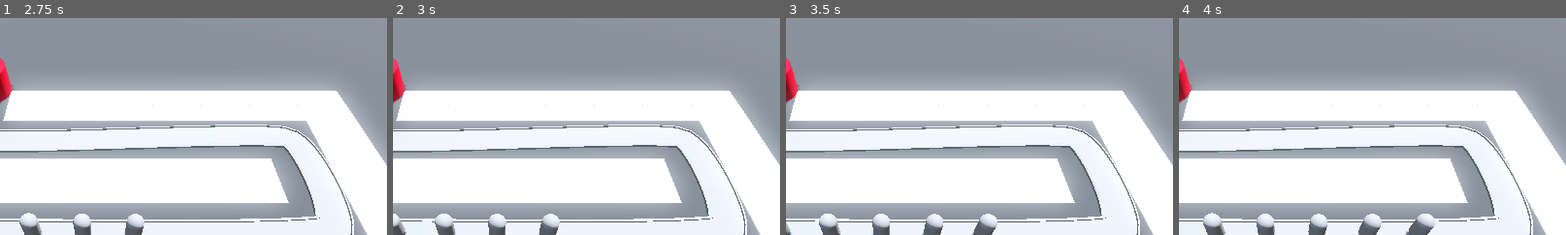
Above: before the commit, frames 1-4 (left to right).
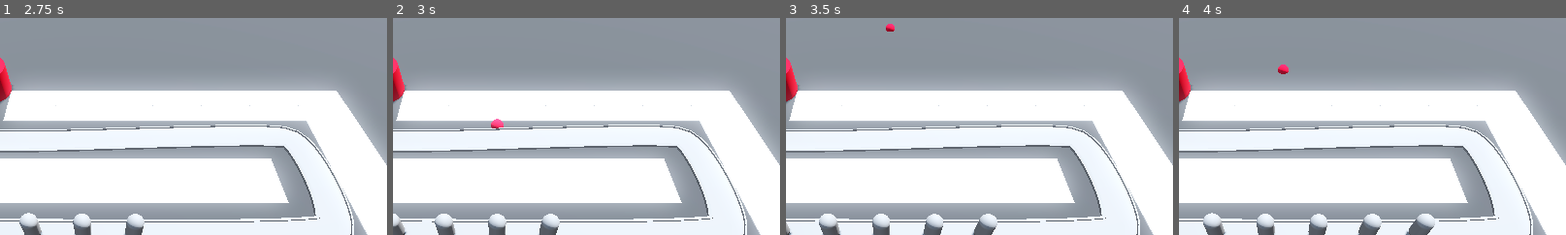
Above: after the commit, the same moments.

Repository: BerkayOzercan/Tutorial-Godot-Barbarian-Blaster
Game: Godot game, scene res://BaseLevel.tscn
Two runs of this game, one before a commit and one after it. Both use one fixed random seed, a clock stepped at 60 frames per second and the inputs below.
Inputs (mouse positions are % of the whole screen's width and height, from its top left):
- Up to frame 1 (2.75 s): move the mouse to (72, 45) at 0.52 s; click (72, 45) at 0.6 s; move the mouse to (30, 55) at 1.27 s; click (30, 55) at 1.35 s; move the mouse to (60, 28) at 2.02 s; click (60, 28) at 2.1 s
- Up to frame 2 (3 s): move the mouse to (45, 70) at 2.77 s; click (45, 70) at 2.85 s
- Up to frame 3 (3.5 s): no input
- Up to frame 4 (4 s): move the mouse to (80, 65) at 3.52 s; click (80, 65) at 3.6 s
The pictures show only the part of the screen within x 37-86%, y 0-50%; the shares and areas given below are measured in that part.

Frame 1 is identical in both runs. In frame 2, 0.1% of the frame differs, in the area x 25-29%, y 46-51%; in frame 3, less than 0.1%; in frame 4, 0.1%.

Commit message:
Edit : add projectile

Diff:
--- /dev/null
+++ b/Turret/projectile.gd
@@ -0,0 +1,8 @@
+extends Area3D
+
+var dirction := Vector3.FORWARD
+
+@export var speed: float = 30.0
+
+func _physics_process(delta: float) -> void:
+	position += dirction * delta * speed
--- /dev/null
+++ b/Turret/projectile.tscn
@@ -0,0 +1,21 @@
+[gd_scene load_steps=5 format=3 uid="uid://2u1id4p6swbk"]
+
+[ext_resource type="Script" path="res://Turret/projectile.gd" id="1_k3p7k"]
+
+[sub_resource type="SphereMesh" id="SphereMesh_un7ul"]
+
+[sub_resource type="StandardMaterial3D" id="StandardMaterial3D_kkieu"]
+albedo_color = Color(0.884672, 0, 0.199906, 1)
+
+[sub_resource type="SphereShape3D" id="SphereShape3D_k2ojk"]
+
+[node name="Projectile" type="Area3D"]
+top_level = true
+script = ExtResource("1_k3p7k")
+
+[node name="MeshInstance3D" type="MeshInstance3D" parent="."]
+mesh = SubResource("SphereMesh_un7ul")
+surface_material_override/0 = SubResource("StandardMaterial3D_kkieu")
+
+[node name="CollisionShape3D" type="CollisionShape3D" parent="."]
+shape = SubResource("SphereShape3D_k2ojk")
--- /dev/null
+++ b/Turret/turret.gd
@@ -0,0 +1,7 @@
+extends Node3D
+
+@export var projectile: PackedScene
+
+func _ready() -> void:
+	var new_projectile = projectile.instantiate()
+	add_child(new_projectile)
--- a/Turret/turret.tscn
+++ b/Turret/turret.tscn
@@ -1,8 +1,13 @@
-[gd_scene load_steps=2 format=3 uid="uid://w048g87bk8jn"]
+[gd_scene load_steps=4 format=3 uid="uid://w048g87bk8jn"]
+
+[ext_resource type="Script" path="res://Turret/turret.gd" id="1_8f3u4"]
+[ext_resource type="PackedScene" uid="uid://2u1id4p6swbk" path="res://Turret/projectile.tscn" id="1_34loo"]
 
 [sub_resource type="CylinderMesh" id="CylinderMesh_xrgyr"]
 
 [node name="turret" type="Node3D"]
+script = ExtResource("1_8f3u4")
+projectile = ExtResource("1_34loo")
 
 [node name="MeshInstance3D" type="MeshInstance3D" parent="."]
 transform = Transform3D(1, 0, 0, 0, 0.5, 0, 0, 0, 1, 0, 0.5, 0)
Not shown: 4 places in MeshLibrary/SpaceLibrary.tres that only renumber resources
